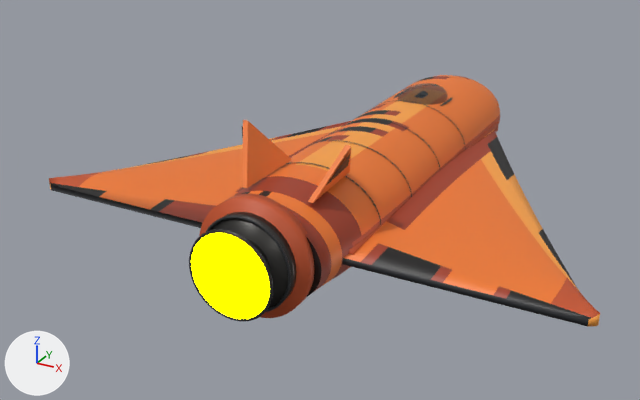
The glTF model ThoriumGap_JS/models/Ship_TigerWing_5.glb: old version first, new version second.
Before and after are seen from a 50 mm lens placed at (4.47, -9.96, 4.18), pointed at (-0.56, -0.82, -0.4). The lights are fixed; the arrows at lower left show +X, +Y and +Z. The picture after the commit comes second. Where no turn or scale is listed for an object, it has been applied to the vertices.

Before the edit, the objects in view are built like this:
```python
ob_engineblock_aftdarksingleenginehousing = bpy.data.objects.new('EngineBlock_AftDarkSingleEngineHousing', me_engineblock_aftdarksingleenginehousing_mesh)
ob_engineblock_aftdarksingleenginehousing.location = (0.0, -3.32, 0.0)
ob_engineemitter = bpy.data.objects.new('EngineEmitter', me_engineemitter)
ob_engineemitter.location = (0.0, 0.0, 0.0)
ob_fuselage_organicellipsoidtaperedbody_bakedpaint = bpy.data.objects.new('Fuselage_OrganicEllipsoidTaperedBody_BakedPaint', me_fuselage_organicellipsoidtaperedbody_bakedpaint_mesh)
ob_fuselage_organicellipsoidtaperedbody_bakedpaint.location = (0.0, 0.0, 0.0)
ob_tailfin_left_cantedstabilizer = bpy.data.objects.new('TailFin_Left_CantedStabilizer', me_tailfin_left_cantedstabilizer_mesh)
ob_tailfin_left_cantedstabilizer.location = (0.0, 0.0, 0.0)
ob_tailfin_right_cantedstabilizer = bpy.data.objects.new('TailFin_Right_CantedStabilizer', me_tailfin_right_cantedstabilizer_mesh)
ob_tailfin_right_cantedstabilizer.location = (0.0, 0.0, 0.0)
ob_wing_left_longdeltaaerofoil_bakedpaint = bpy.data.objects.new('Wing_Left_LongDeltaAerofoil_BakedPaint', me_wing_left_longdeltaaerofoil_bakedpaint_mesh)
ob_wing_left_longdeltaaerofoil_bakedpaint.location = (0.0, 0.0, 0.0)
ob_wing_right_longdeltaaerofoil_bakedpaint = bpy.data.objects.new('Wing_Right_LongDeltaAerofoil_BakedPaint', me_wing_right_longdeltaaerofoil_bakedpaint_mesh)
ob_wing_right_longdeltaaerofoil_bakedpaint.location = (0.0, 0.0, 0.0)
# also in view: 'CanopyGlass_LowInsetDome' at (0.0, 1.14, 0.6); 'EngineLip_Center_DarkWideRim' at (0.0, -3.66, 0.0); 'AftCollar_IntegratedSingleEngineBand' at (0.0, -3.18, 0.0)
```
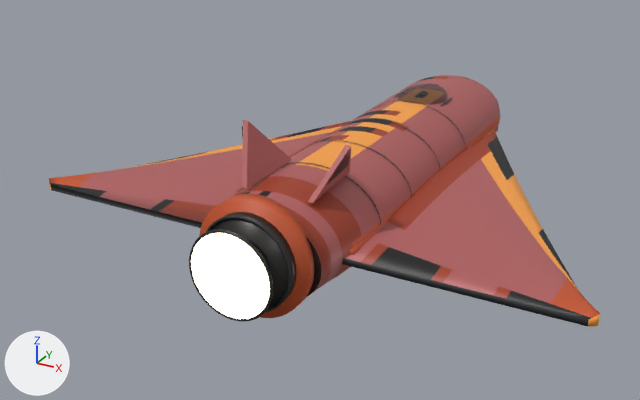
Boxes (x1, y1, x2, y2) around the edits, measured in the pictures (640 x 400 px):
'Wing_Right_LongDeltaAerofoil_BakedPaint', recoloured
    both: (342, 146, 569, 306)
'Fuselage_OrganicEllipsoidTaperedBody_BakedPaint', recoloured
    both: (234, 75, 500, 286)
'Wing_Left_LongDeltaAerofoil_BakedPaint', recoloured
    both: (76, 121, 350, 212)
'EngineEmitter', recoloured (yellow to beige)
    both: (191, 233, 270, 319)
'TailFin_Left_CantedStabilizer', recoloured
    both: (242, 120, 292, 188)
'TailFin_Right_CantedStabilizer', recoloured (orange to pink)
    both: (308, 145, 351, 203)

The change in detail:
In material 'EngineGlow' (mat_engineglow), emission_color goes from (1.0, 1.0, 0.0) (yellow #ffff00) to (0.62, 0.57, 0.4) (beige #cec7aa).
Material 'Ship_TigerClassLongWing_HeavyLongWing_deep_root_DenseNarrow_Seed808159_Hull_Main' (mat_ship_tigerclasslongwing_heavylongwing_deep_root_densenarrow_seed808159_hull_main) changes colour from orange #f17c30 to pink #b36161; in linear values from (0.88, 0.2, 0.03) to (0.45, 0.12, 0.12).
